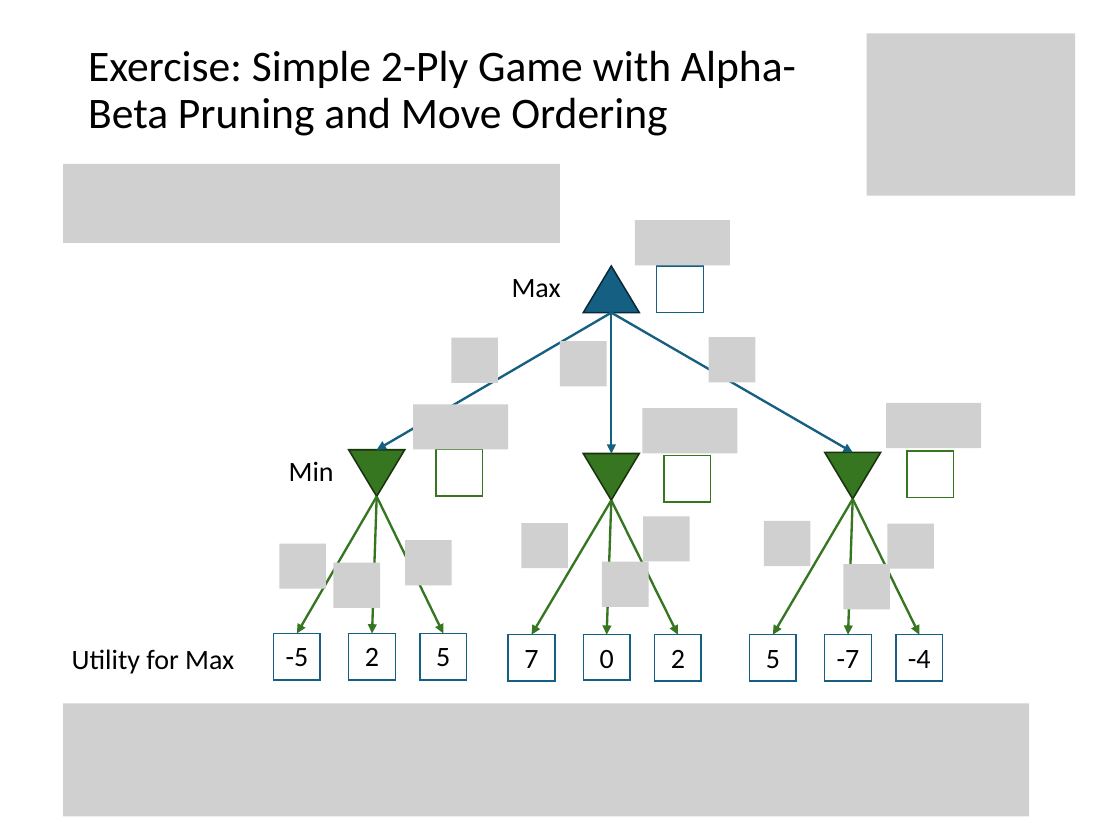
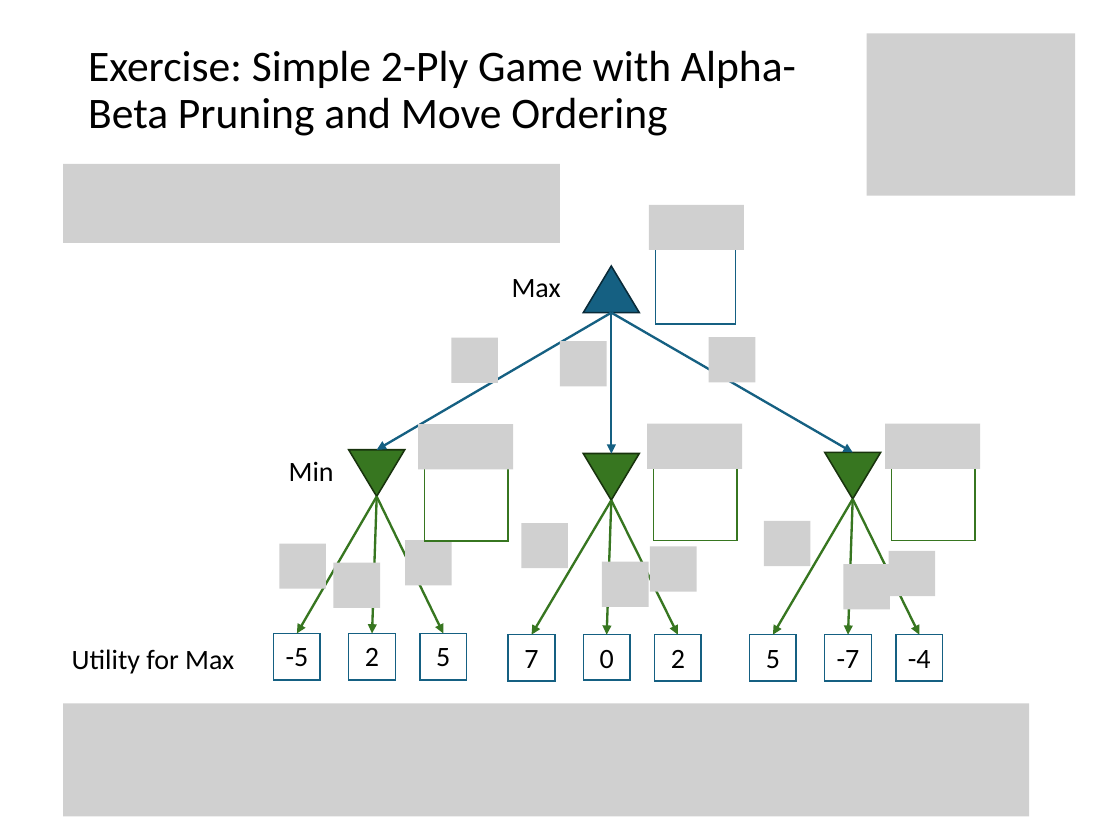
Before and after one commit to mhahsler/CS7320-AI, a slide deck: slide 27 of slides/05_games.pptx. Drawn at 1120x840 pixels with LibreOffice and Linux fonts; fonts in the diff are those of the drawing; grey boxes stand for pictures. Boxes give left, top, right and bottom in pixels: in the first picture for what was removed or moved away, otherwise in the second. Text is boxed around its words. In the diff, an @@ line names an element or a change of style, - is before the commit and + after.

```diff
--- a/slides/05_games.pptx
+++ b/slides/05_games.pptx
@@ picture: place and size @@
-picture at bbox=[635, 221, 730, 265]
+picture at bbox=[648, 205, 744, 250]
@@ rectangle: place and size @@
-rectangle at bbox=[656, 267, 703, 314]
+rectangle at bbox=[655, 211, 735, 324]
@@ picture removed at bbox=[642, 408, 737, 452] @@
@@ picture removed at bbox=[886, 403, 981, 448] @@
@@ picture: place and size @@
-picture at bbox=[413, 404, 508, 449]
+picture at bbox=[418, 424, 513, 469]
@@ rectangle: place and size @@
-rectangle at bbox=[436, 449, 483, 496]
+rectangle at bbox=[424, 428, 507, 541]
@@ picture added at bbox=[647, 423, 743, 468] @@
@@ rectangle: place and size @@
-rectangle at bbox=[664, 456, 711, 503]
+rectangle at bbox=[654, 428, 737, 541]
@@ picture added at bbox=[885, 423, 980, 468] @@
@@ rectangle: place and size @@
-rectangle at bbox=[907, 451, 954, 498]
+rectangle at bbox=[892, 428, 974, 541]
@@ picture removed at bbox=[643, 516, 690, 561] @@
@@ picture added at bbox=[650, 547, 697, 591] @@
@@ picture: place and size @@
-picture at bbox=[887, 523, 934, 568]
+picture at bbox=[888, 551, 935, 596]
```
Also in this commit, not shown: 4 other slides changed, 1 other file.
